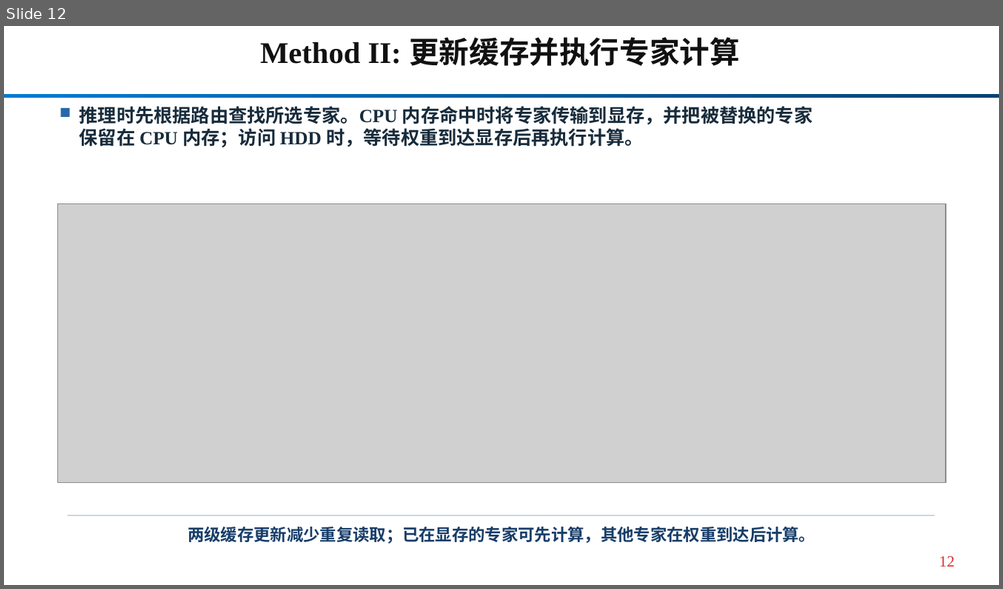
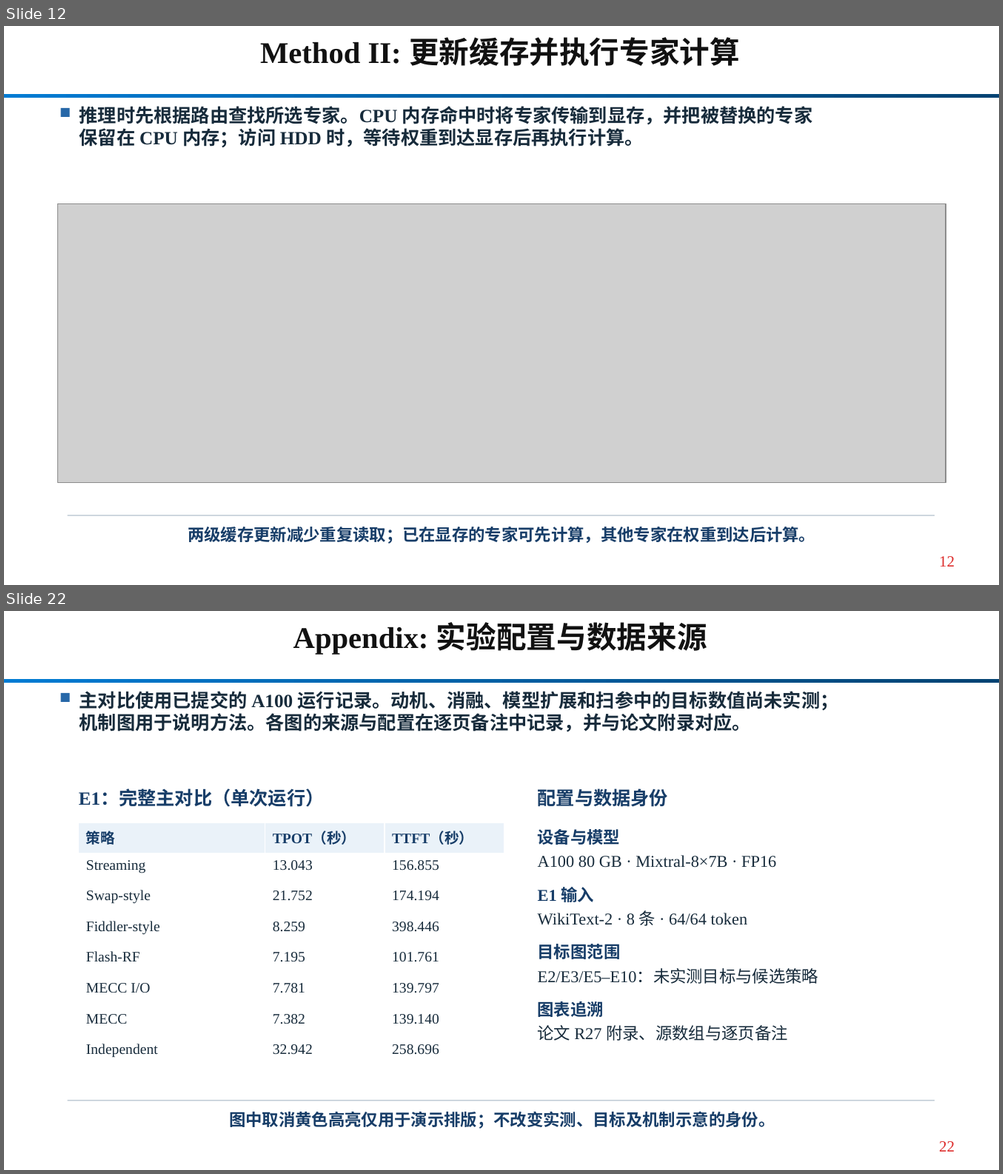
Before and after one commit to Kirihara-Yun/mecc_package, a slide deck: mecc_package/paper/current/MECC_HPCA_current.pptx. Shown one above the other, each under a label of ours: slide 12 before the commit, slides 12 and 22 after it; the slides between them are not shown. The pictures are 1003x589 and 1003x1174 pixels, drawn with LibreOffice and Linux fonts; fonts in the diff are those of the drawing; grey boxes stand for pictures. Boxes give left, top, right and bottom in pixels: in the first picture for what was removed or moved away, otherwise in the second. Text is boxed around its words. In the diff, an @@ line names an element or a change of style, - is before the commit and + after.

```diff
--- a/mecc_package/paper/current/MECC_HPCA_current.pptx
+++ b/mecc_package/paper/current/MECC_HPCA_current.pptx
@@ slide 22 added at (4, 611, 999, 1170), background #FFFFFF; not listed: 1 template element that a slide beside it also shows @@
@@ text added at (293, 622, 707, 655), 29 pt, text #111111, bold @@
+Appendix: 实验配置与数据来源
@@ rectangle added at (61, 693, 70, 702), fill #2768A8 @@
@@ text added at (79, 691, 839, 732), 18 pt, text #172B3B, bold @@
+主对比使用已提交的 A100 运行记录。动机、消融、模型扩展和扫参中的目标数值尚未实测；
+机制图用于说明方法。各图的来源与配置在逐页备注中记录，并与论文附录对应。
@@ text added at (79, 790, 324, 807), 18 pt, text #173D68, bold @@
+E1：完整主对比（单次运行）
@@ text added at (538, 789, 668, 807), 18 pt, text #173D68, bold @@
+配置与数据身份
@@ table added at (79, 823, 504, 1069), 8 rows, 3 columns @@
+策略 | TPOT（秒） | TTFT（秒）
+Streaming | 13.043 | 156.855
+Swap-style | 21.752 | 174.194
+Fiddler-style | 8.259 | 398.446
+Flash-RF | 7.195 | 101.761
+MECC I/O | 7.781 | 139.797
+MECC | 7.382 | 139.140
+Independent | 32.942 | 258.696
@@ text added at (538, 829, 620, 845), 16 pt, text #173D68, bold @@
+设备与模型
@@ text added at (538, 855, 776, 868), 16 pt, text #172B3B @@
+A100 80 GB · Mixtral-8×7B · FP16
@@ text added at (538, 887, 594, 903), 16 pt, text #173D68, bold @@
+E1 输入
@@ text added at (538, 911, 748, 926), 16 pt, text #172B3B @@
+WikiText-2 · 8 条 · 64/64 token
@@ text added at (538, 944, 620, 960), 16 pt, text #173D68, bold @@
+目标图范围
@@ text added at (538, 969, 819, 984), 16 pt, text #172B3B @@
+E2/E3/E5–E10：未实测目标与候选策略
@@ text added at (538, 1002, 603, 1017), 16 pt, text #173D68, bold @@
+图表追溯
@@ text added at (538, 1025, 788, 1041), 16 pt, text #172B3B @@
+论文 R27 附录、源数组与逐页备注
@@ rectangle added at (68, 1100, 934, 1101), fill #C4CFD8 @@
@@ text added at (229, 1111, 774, 1129), 16 pt, text #173D68, bold @@
+图中取消黄色高亮仅用于演示排版；不改变实测、目标及机制示意的身份。
@@ text added at (939, 1142, 954, 1152), 15 pt, text #DD2A29 @@
+22
```
Also in this commit, not shown: 4 slides changed, 6 other slides added, 2 slides removed, 41 other files.
